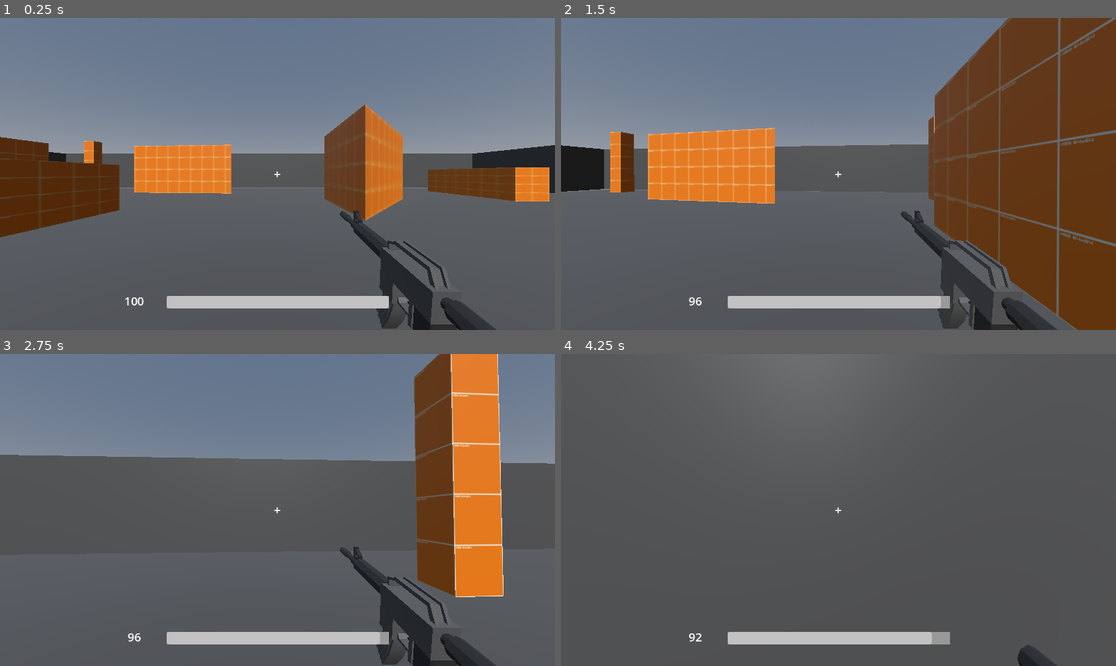
Above: before the commit, frames 1-4 (two rows, left to right).
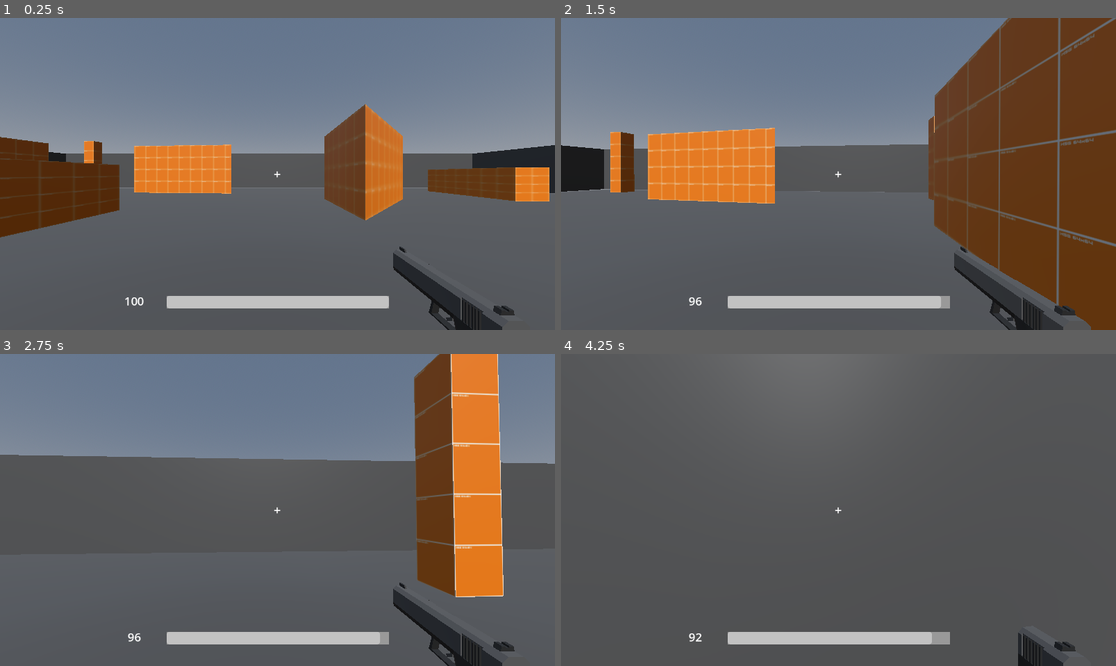
Above: after the commit, the same moments.

Repository: ORBStudios/overbullet
Game: Godot game, scene res://scenes/root.tscn
Same seed, same stepped clock (60 frames per second), same inputs: the game is played once before the commit and once after it.
Inputs (mouse positions are in pixels of both pictures, inside the frame that each line leads up to):
- Up to frame 1 (0.25 s): no input
- Up to frame 2 (1.5 s): tap Enter at 0.5 s; move the mouse to (866, 174) at 0.52 s; press the mouse at (866, 174) at 0.53 s; hold W (forward) from 0.53 s (still down); tap Space (jump) at 0.77 s; move the mouse to (810, 174) at 1.27 s; release the mouse at (810, 174) at 1.28 s; tap H at 1.35 s
- Up to frame 3 (2.75 s): keep holding W (forward); tap Space (jump) at 1.52 s; move the mouse to (288, 503) at 2.02 s; press the mouse at (288, 503) at 2.03 s
- Up to frame 4 (4.25 s): keep holding W (forward); move the mouse to (832, 516) at 2.77 s; release the mouse at (832, 516) at 2.78 s; tap H at 2.85 s; click (832, 516) at 2.92 s; tap Space (jump) at 3.02, 3.77 s; move the mouse to (877, 513) at 3.52 s; press the mouse at (877, 513) at 3.53 s

The runs differ from the first frame. In frame 1, 2.7% of the frame differs, in the area x 61-93%, y 61-100%; in frame 2, 3.3%, in the area x 61-96%, y 61-100%; in frame 3, 2.8%; in frame 4, 0.4%.

Commit message:
m4 and pistol adjusted

Diff:
--- a/scenes/player.tscn
+++ b/scenes/player.tscn
@@ -1,8 +1,9 @@
-[gd_scene load_steps=6 format=3 uid="uid://dxawjyuoc7oa0"]
+[gd_scene load_steps=7 format=3 uid="uid://dxawjyuoc7oa0"]
 
 [ext_resource type="Script" uid="uid://cttkttrwrt4yf" path="res://scripts/character_body_3d.gd" id="1_3vyb7"]
 [ext_resource type="Script" uid="uid://lpkwkblt7thb" path="res://scripts/weaponmanager.gd" id="2_g2els"]
 [ext_resource type="PackedScene" uid="uid://beaxm7pjg3pvo" path="res://weapons/m4/m4.tscn" id="3_qhqgy"]
+[ext_resource type="PackedScene" uid="uid://l3373r1f1oxy" path="res://weapons/pistol/pistol.tscn" id="4_dqkch"]
 
 [sub_resource type="CapsuleShape3D" id="CapsuleShape3D_g2els"]
 radius = 0.35
@@ -32,7 +33,10 @@
 script = ExtResource("2_g2els")
 
 [node name="M16 Body_7" parent="head/Camera3D/weaponmanager" instance=ExtResource("3_qhqgy")]
-transform = Transform3D(-0.5, 0, 7.54979e-08, 6.58007e-09, 0.498097, 0.0435779, -7.52106e-08, 0.0435779, -0.498097, 0.4, 1.3, -0.6)
+visible = false
+
+[node name="Glock Handgun Body_44" parent="head/Camera3D/weaponmanager" instance=ExtResource("4_dqkch")]
+transform = Transform3D(-0.6, 0, -9.05975e-08, 0, 0.6, 0, 9.05975e-08, 0, -0.6, 0.4, 1.3, -0.5)
 
 [node name="MeshInstance3D" type="MeshInstance3D" parent="."]
 transform = Transform3D(1, 0, 0, 0, 1, 0, 0, 0, 1, 0, 0.9, 0)
--- a/weapons/m4/m4.tscn
+++ b/weapons/m4/m4.tscn
@@ -181,6 +181,7 @@
 shadow_mesh = SubResource("ArrayMesh_mnjhq")
 
 [node name="M16 Body_7" type="Node3D"]
+transform = Transform3D(-0.5, 3.8097e-09, -4.35451e-08, 0, 0.498097, 0.0435779, 4.37114e-08, 0.0435779, -0.498097, 0.35, 1.35, -0.5)
 
 [node name="Object_8" type="MeshInstance3D" parent="."]
 mesh = SubResource("ArrayMesh_v4nk6")
--- a/weapons/pistol/pistol.tscn
+++ b/weapons/pistol/pistol.tscn
@@ -215,6 +215,7 @@
 shadow_mesh = SubResource("ArrayMesh_x0ush")
 
 [node name="Glock Handgun Body_44" type="Node3D"]
+transform = Transform3D(-0.6, 0, 5.24537e-08, 0, 0.6, 0, -5.24537e-08, 0, -0.6, 0.4, 1.3, -0.5)
 
 [node name="Object_87" type="MeshInstance3D" parent="."]
 mesh = SubResource("ArrayMesh_aah17")
